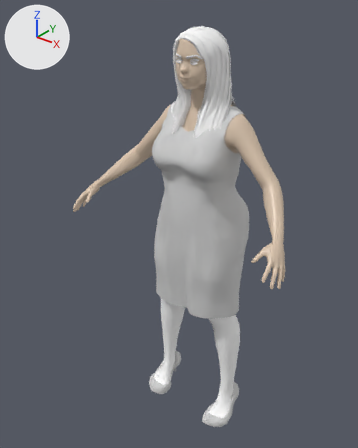
Before and after pictures for a commit that changed the FBX model Assets/Models/Humans/Nora/Nora.fbx.
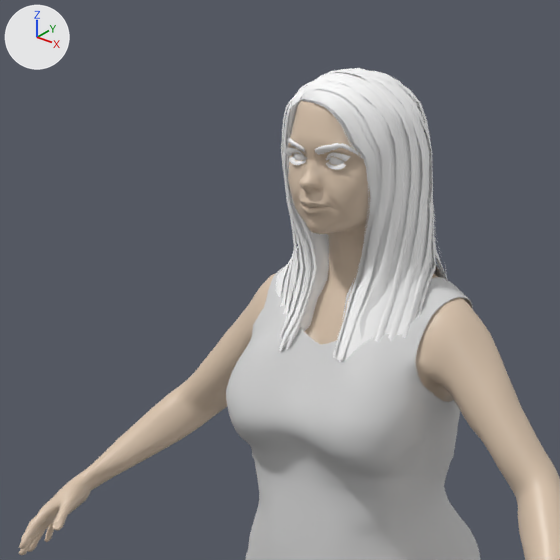
The first picture shows the older version from a 50 mm lens placed at (2.92, -3.93, 4.91), pointed at (-0.17, -0.06, 2.51). The close-ups show the older and then the newer version on the part from 18% to 78% of the width and 0% to 48% of the height of that picture. Only the edits that show in the close-ups are written down. Arrows for +X, +Y and +Z are at upper left; the lights stay in place. Vertices at exactly the same position are counted once.

The first close-up shows 'Nora.Dress_Shift', 'Nora.Low-Poly', 'Nora.body.001', 'Nora.eyebrow010', 'Nora.eyelashes02', 'Nora.fhair01'.
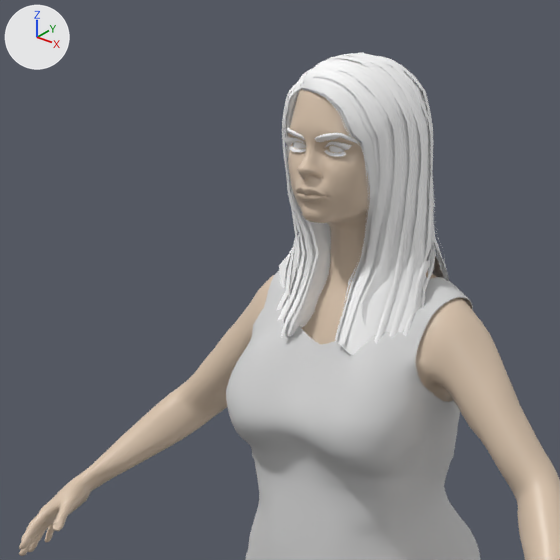
Boxes [x1, y1, x2, y2] around the edits, measured in the close-ups (560 x 560 px):
'Nora.body.001', reshaped: before [19, 100, 560, 560]; after [19, 89, 560, 560]
'Nora.fhair01', reshaped: before [276, 68, 448, 362]; after [276, 53, 449, 355]
'Nora.eyelashes02', deleted: before [282, 148, 350, 170]
'Nora.eyelashes02.001', added: after [282, 137, 352, 157]
'Nora.eyebrow010', deleted: before [288, 138, 358, 155]
'Nora.eyebrow010.001', added: after [286, 128, 358, 143]
'Nora.Low-Poly', deleted: before [294, 153, 344, 165]
'Nora.Low-Poly.001', added: after [293, 142, 345, 153]

The change, as a diff of the scene's bpy script:
```diff
--- a/Assets/Models/Humans/Nora/Nora.fbx.py
+++ b/Assets/Models/Humans/Nora/Nora.fbx.py
@@ mat_nora_ears_006 @@
+mat_nora_ears_006 = principled_material('Nora.ears.006')
+mat_nora_ears_006.base_color = (0.721, 0.568, 0.431)  # beige #ddc7af
+mat_nora_ears_006.roughness = 0.4
@@ me_nora_fhair01mesh_001 @@
 # used by ob_nora_fhair01; location = (0.0, 0.0, 0.0)
-me_nora_fhair01mesh_001.from_pydata(...)  # 3062 vertices, 2114 faces; spans x -0.353..0.352, y -0.208..0.424, z 3.343..4.55
+me_nora_fhair01mesh_001.from_pydata(...)  # 3062 vertices, 2114 faces; spans x -0.35..0.349, y -0.197..0.431, z 3.401..4.598
+# me_nora_fhair01mesh_001 part 1: 3062 of 3062 vertices moved; they spanned x -0.353..0.352, y -0.208..0.424, z 3.343..4.55 and now span x -0.35..0.349, y -0.197..0.431, z 3.401..4.598; mean shift (0.0, 0.012, 0.045)
 me_nora_fhair01mesh_001.materials.append(mat_nora_fhair01)
@@ me_nora_bodymesh_002 @@
 # used by ob_nora_body_001; location = (0.0, 0.0, 0.0)
-me_nora_bodymesh_002.from_pydata(...)  # 11976 vertices, 11898 faces; spans x -1.33..1.33, y -0.67..0.35, z 0.04..4.52
+me_nora_bodymesh_002.from_pydata(...)  # 13868 vertices, 13866 faces; spans x -1.33..1.33, y -0.67..0.51, z 0.04..4.57
+# me_nora_bodymesh_002 part 2: 564 vertices moved within x -1.33..1.33, y -0.67..0.33, z 0.05..4.36; 6186 vertices removed from x -1.33..1.33, y -0.67..0.35, z 0.05..4.52; 8078 vertices added at x -1.33..1.33, y -0.67..0.51, z 0.04..4.57
 me_nora_bodymesh_002.materials.append(mat_nora_body_001)
@@ me_nora_bodymesh_002 @@
 me_nora_bodymesh_002.materials.append(mat_nora_ears_001)
+me_nora_bodymesh_002.materials.append(mat_nora_ears_006)  # beige #ddc7af
@@ me_nora_low_polymesh_002_1 @@
+me_nora_low_polymesh_002_1.from_pydata(...)  # 96 vertices, 86 faces; spans x -0.122..0.119, y -0.177..-0.117, z 4.267..4.347
+me_nora_low_polymesh_002_1.materials.append(mat_nora_low_poly)  # white #f9f9f9
@@ me_nora_eyelashes02mesh_002_1 @@
+me_nora_eyelashes02mesh_002_1.from_pydata(...)  # 250 vertices, 184 faces; spans x -0.155..0.156, y -0.188..-0.156, z 4.281..4.331
+me_nora_eyelashes02mesh_002_1.materials.append(mat_nora_eyelashes02)  # white #ffffff
@@ me_nora_eyebrow010mesh_002_1 @@
+me_nora_eyebrow010mesh_002_1.from_pydata(...)  # 124 vertices, 96 faces; spans x -0.15..0.148, y -0.219..-0.131, z 4.322..4.362
+me_nora_eyebrow010mesh_002_1.materials.append(mat_nora_fhair01)  # white #ffffff
@@ ob_nora_eyelashes02 @@
-ob_nora_eyelashes02 = bpy.data.objects.new('Nora.eyelashes02', me_nora_eyelashes02mesh_002)
-ob_nora_eyelashes02.location = (0.0, 0.0, 0.0)
@@ ob_nora_eyebrow010 @@
-ob_nora_eyebrow010 = bpy.data.objects.new('Nora.eyebrow010', me_nora_eyebrow010mesh_002)
-ob_nora_eyebrow010.location = (0.0, 0.0, 0.0)
@@ ob_nora_low_poly @@
-ob_nora_low_poly = bpy.data.objects.new('Nora.Low-Poly', me_nora_low_polymesh_002)
-ob_nora_low_poly.location = (0.0, 0.0, 0.0)
@@ ob_nora_low_poly_001 @@
+ob_nora_low_poly_001 = bpy.data.objects.new('Nora.Low-Poly.001', me_nora_low_polymesh_002_1)
+ob_nora_low_poly_001.location = (0.0, 0.0, 0.0)
@@ ob_nora_eyelashes02_001 @@
+ob_nora_eyelashes02_001 = bpy.data.objects.new('Nora.eyelashes02.001', me_nora_eyelashes02mesh_002_1)
+ob_nora_eyelashes02_001.location = (0.0, 0.0, 0.0)
@@ ob_nora_eyebrow010_001 @@
+ob_nora_eyebrow010_001 = bpy.data.objects.new('Nora.eyebrow010.001', me_nora_eyebrow010mesh_002_1)
+ob_nora_eyebrow010_001.location = (0.0, 0.0, 0.0)
```
